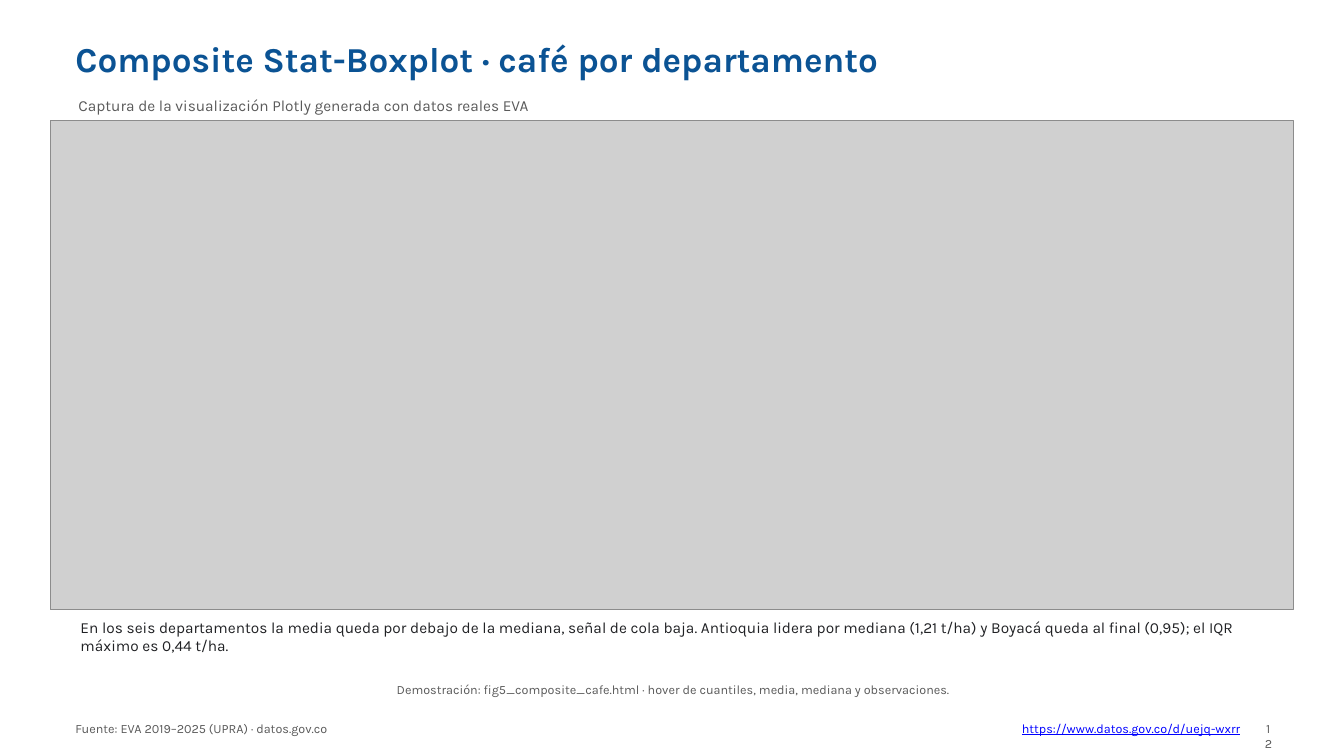
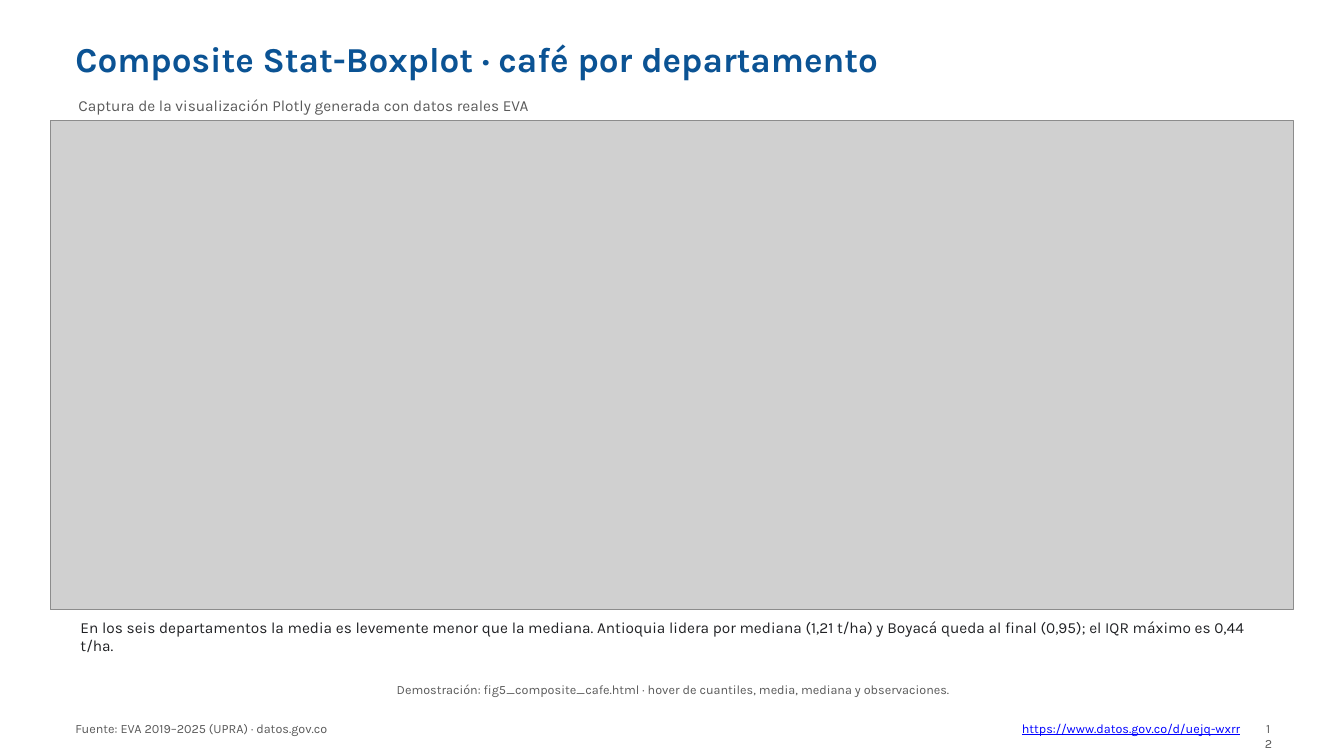
Before and after one commit to Breinersmartinez/statistical-distribution-visualizations, a slide deck: slide 12 of presentation/presentacion_boxplots_modernos.pptx. Drawn at 1344x756 pixels with LibreOffice and Linux fonts; fonts in the diff are those of the drawing; grey boxes stand for pictures. Boxes give left, top, right and bottom in pixels: in the first picture for what was removed or moved away, otherwise in the second. Text is boxed around its words. In the diff, an @@ line names an element or a change of style, - is before the commit and + after.

```diff
--- a/presentation/presentacion_boxplots_modernos.pptx
+++ b/presentation/presentacion_boxplots_modernos.pptx
@@ text at bbox=[80, 621, 1244, 652]: text changed @@
-En los seis departamentos la media queda por debajo de la mediana, señal de cola baja. Antioquia lidera por mediana (1,21 t/ha) y Boyacá queda al final (0,95); el IQR máximo es 0,44 t/ha.
+En los seis departamentos la media es levemente menor que la mediana. Antioquia lidera por mediana (1,21 t/ha) y Boyacá queda al final (0,95); el IQR máximo es 0,44 t/ha.
```
Also in this commit, not shown: 4 other slides changed, 1 slide added, 15 other files.
